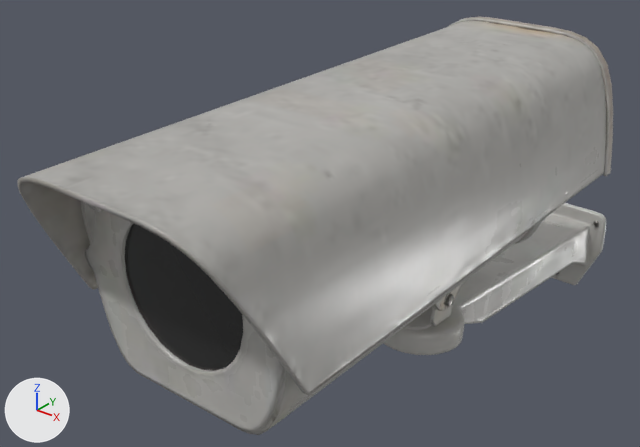
The glTF model public/assets/models/security_camera_01.glb, before and after one commit.
Before and after are seen from a 50 mm lens placed at (0.306, -0.467, 0.421), pointed at (-0.06, -0.009, 0.138). The axes (+X, +Y, +Z) are drawn at lower left. The lights are the same throughout. The older version comes first. Where no turn or scale is listed for an object, it has been applied to the vertices. Vertices at exactly the same position are counted once.

Names of what the first picture shows: 'security_camera_01'.
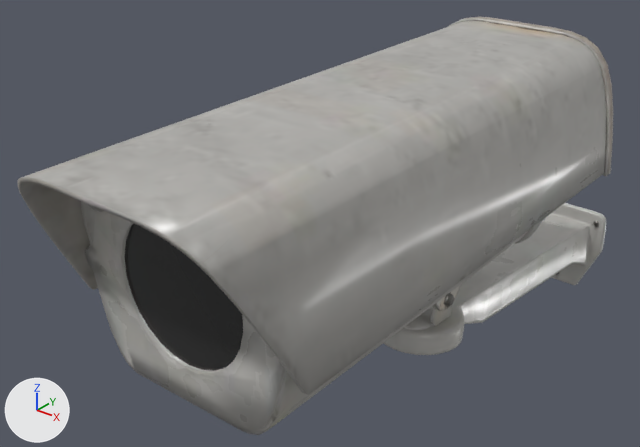
Boxes (x1, y1, x2, y2) around the edits, measured in the pictures (640 x 447 px):
part 1 of me_security_camera_001, reshaped (mostly hidden afterwards)
    before: (81, 18, 612, 433)
    after: (428, 277, 552, 326)

Patch to the scene script:
```diff
--- a/public/assets/models/security_camera_01.glb.py
+++ b/public/assets/models/security_camera_01.glb.py
@@ me_security_camera_001 @@
 # used by ob_security_camera_01; location = (0.0, 0.0266, 0.1182)
-me_security_camera_001.from_pydata(...)  # 7236 vertices, 13571 faces; spans x -0.085..0.085, y -0.277..0.277, z -0.143..0.143
+me_security_camera_001.from_pydata(...)  # 3774 vertices, 6785 faces; spans x -0.085..0.085, y -0.277..0.277, z -0.143..0.143
+# me_security_camera_001 part 1: 131 vertices moved within x -0.064..0.049, y -0.239..0.273, z -0.142..0.129; 3462 vertices removed from x -0.085..0.085, y -0.277..0.277, z -0.143..0.143
 me_security_camera_001.materials.append(mat_security_camera_01)
```
